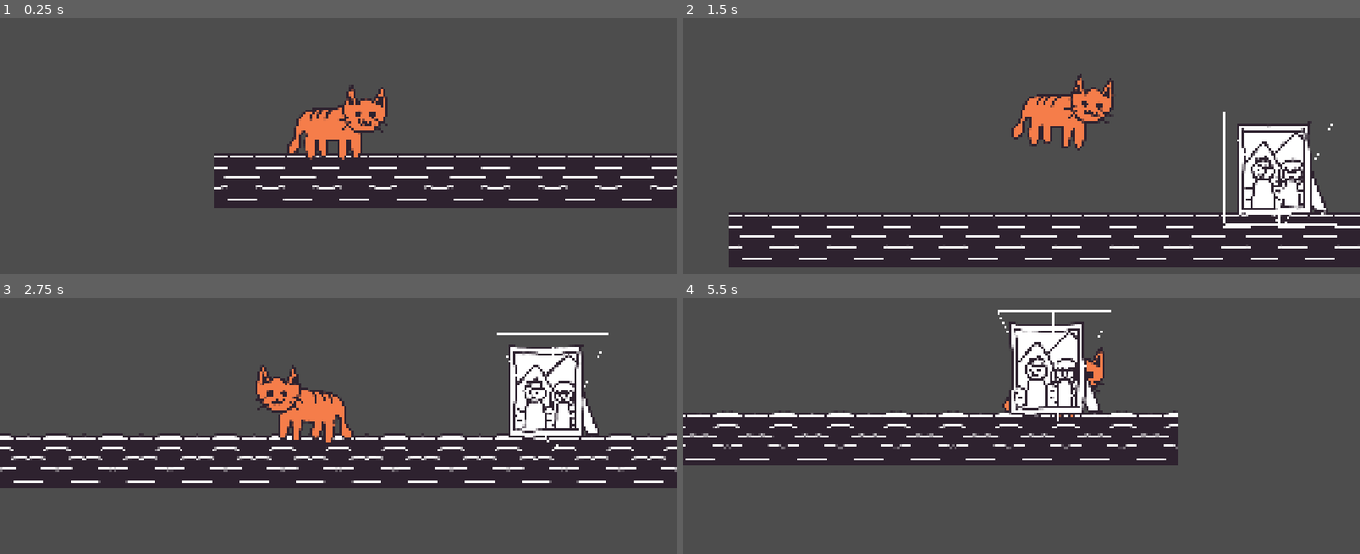
Above: before the commit, frames 1-4 (two rows, left to right).
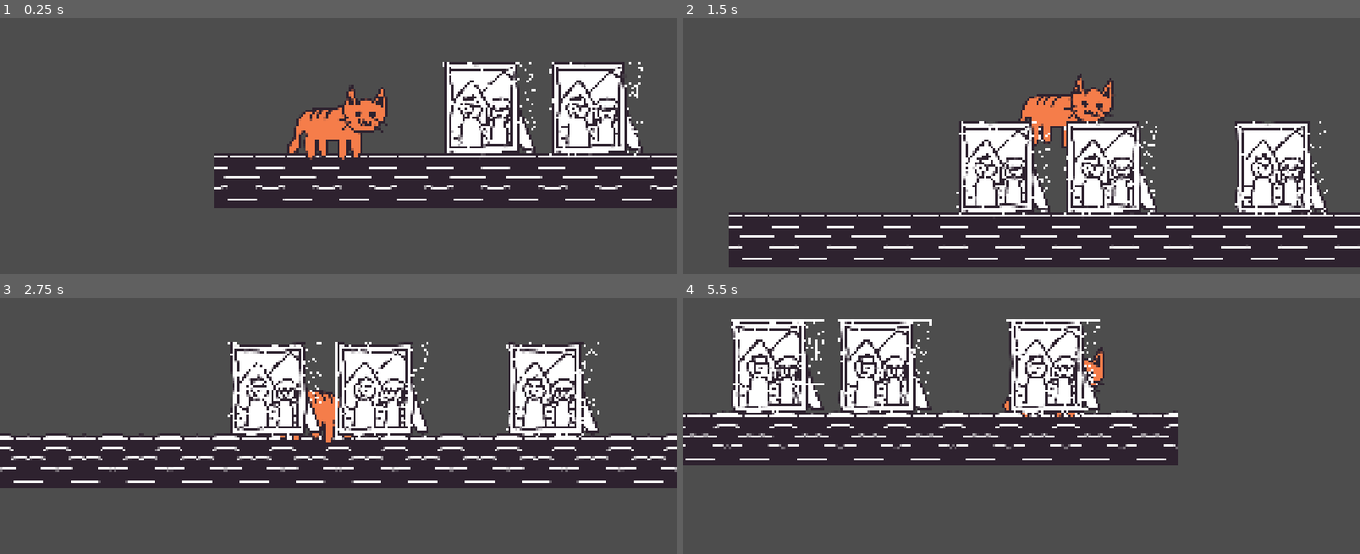
Above: after the commit, the same moments.

Repository: ze-sempre/cat-mess_game
Game: Godot game, scene res://levels/shelf_level.tscn
Same seed, same stepped clock (60 frames per second), same inputs: the game is played once before the commit and once after it.
Inputs (mouse positions are in pixels of both pictures, inside the frame that each line leads up to):
- Up to frame 1 (0.25 s): no input
- Up to frame 2 (1.5 s): move the mouse to (outside the picture) at 0.52 s; press the mouse at (outside the picture) at 0.53 s; hold D (right) from 0.53 s (still down); tap Space (jump) at 0.77 s; move the mouse to (886, 56) at 1.27 s; release the mouse at (886, 56) at 1.28 s; click (886, 56) at 1.35 s
- Up to frame 3 (2.75 s): tap Space (jump) at 1.52 s; move the mouse to (outside the picture) at 2.02 s; release D (right) at 2.03 s; press the mouse at (outside the picture) at 2.03 s; hold A (left) from 2.03 s (still down)
- Up to frame 4 (5.5 s): move the mouse to (987, 436) at 2.77 s; release A (left) at 2.78 s; release the mouse at (987, 436) at 2.78 s; hold D (right) 2.78-4.28 s; click (987, 436) at 2.85 s; tap Space (jump) at 3.02, 3.77, 4.52 s; move the mouse to (1224, 402) at 3.52 s; press the mouse at (1224, 402) at 3.53 s; move the mouse to (outside the picture) at 4.27 s; release the mouse at (outside the picture) at 4.28 s; hold A (left) 4.28-5.03 s; click (outside the picture) at 4.35 s; move the mouse to (1055, 303) at 5.02 s; press the mouse at (1055, 303) at 5.03 s; hold D (right) from 5.03 s (still down)

The runs differ from the first frame. In frame 1, 8.3% of the frame differs, in the area x 65-95%, y 17-55%; in frame 2, 10%; in frame 3, 10%; in frame 4, 11%, in the area x 7-64%, y 4-49%.

Commit message:
fixed shard emitter

Diff:
--- a/destroyable_objects/shard_emitter.gd
+++ b/destroyable_objects/shard_emitter.gd
@@ -1,15 +1,24 @@
-extends Node2D
-class_name ShardEmitter
+class_name ShardEmitter extends Node2D
+
+## Number of break points.
+@export_range(0, 200) var nbr_of_shards: int = 5
+
+## Prevents slim triangles being created at the sprite edges.
+@export var threshold: float = 10.0
+
+## Minimum impulse of the shards upon breaking.
+@export var min_impulse: float = 50.0
+
+## Maximum impulse of the shards upon breaking.
+@export var max_impulse: float = 200.0
+
+## How long the shards live.
+@export var lifetime: float = 5.0
+
+## Whether to display the triangles, for debug purposes.
+@export var display_triangles: bool = false
 
 const SHARD = preload("res://destroyable_objects/shard.tscn")
-
-@export_range(0, 200) var nbr_of_shards: int = 20 #sets the number of break points
-@export var threshhold: float = 10.0 #prevents slim triangles being created at the sprite edges
-@export var min_impulse: float = 50.0 #impuls of the shards upon breaking
-@export var max_impulse: float = 200.0
-@export var lifetime: float = 5.0 #lifetime of the shards
-@export var display_triangles = false #debugging: display sprite triangulation
-
 
 @onready var delete_timer: Timer = $delete_timer
 
@@ -17,7 +26,8 @@
 var shards = []
 
 func _ready() -> void:
-	delete_timer.timeout.connect(on_delete_timer_timeout)
+	delete_timer.timeout.connect(_on_DeleteTimer_timeout)
+
 
 	if get_parent() is Sprite2D:
 		var _rect = get_parent().get_rect()
@@ -32,13 +42,13 @@
 		for i in nbr_of_shards:
 			var p = _rect.position + Vector2(randi_range(0, _rect.size.x), randi_range(0, _rect.size.y))
 			#move outer points onto rectangle edges
-			if p.x < _rect.position.x + threshhold:
+			if p.x < _rect.position.x + threshold:
 				p.x = _rect.position.x
-			elif p.x > _rect.end.x - threshhold:
+			elif p.x > _rect.end.x - threshold:
 				p.x = _rect.end.x
-			if p.y < _rect.position.y + threshhold:
+			if p.y < _rect.position.y + threshold:
 				p.y = _rect.position.y
-			elif p.y > _rect.position.y - threshhold:
+			elif p.y > _rect.end.y - threshold:
 				p.y = _rect.end.y
 			points.append(p)
 
@@ -61,7 +71,6 @@
 			shard.get_node("Polygon2D").texture = texture
 			shard.get_node("Polygon2D").polygon = t
 			shard.get_node("Polygon2D").position = -center
-			shard.get_node("Polygon2D").texture_offset = texture.get_size()/2
 			shard.gravity_scale = 0
 			#shrink polygon so that the collision shapes don't overlapp
 			var shrunk_triangles = Geometry2D.offset_polygon(t, -2)
@@ -74,9 +83,11 @@
 		queue_redraw()
 		call_deferred("add_shards")
 
+
 func add_shards() -> void:
 	for s in shards:
 		get_parent().add_child(s)
+
 
 func shatter() -> void:
 	randomize()
@@ -86,12 +97,14 @@
 		var direction = Vector2.UP.rotated(randf_range(0, 2*PI))
 		var impulse = randf_range(min_impulse, max_impulse)
 		s.apply_central_impulse(direction * impulse)
-		s.get_node("CollisionPolygon2D").set_deferred("disabled" ,false)
+		s.get_node("CollisionPolygon2D").set_deferred("disabled", false)
 		s.show()
 	delete_timer.start(lifetime)
 
-func on_delete_timer_timeout():
+
+func _on_DeleteTimer_timeout() -> void:
 	get_parent().queue_free()
+
 
 func _draw() -> void:
 	if display_triangles:
--- a/destroyable_objects/shard_emitter.tscn
+++ b/destroyable_objects/shard_emitter.tscn
@@ -4,8 +4,7 @@
 
 [node name="shard_emitter" type="Node2D"]
 script = ExtResource("1_l82s0")
-nbr_of_shards = 10
-threshhold = 150.0
+nbr_of_shards = 50
 min_impulse = 400.0
 max_impulse = 800.0
 display_triangles = true
--- a/destroyable_objects/shelf/picture_frame.tscn
+++ b/destroyable_objects/shelf/picture_frame.tscn
@@ -18,6 +18,8 @@
 
 [node name="Sprite2D" type="Sprite2D" parent="."]
 texture = ExtResource("1_3hk7e")
+region_enabled = true
+region_rect = Rect2(33, 35.5, 298, 303)
 
 [node name="shard_emitter" parent="Sprite2D" instance=ExtResource("3_m5nyy")]
 
--- a/levels/shelf_level.tscn
+++ b/levels/shelf_level.tscn
@@ -26,3 +26,9 @@
 
 [node name="picture_frame" parent="." instance=ExtResource("3_c3rbb")]
 position = Vector2(1763, 1846)
+
+[node name="picture_frame2" parent="." instance=ExtResource("3_c3rbb")]
+position = Vector2(1221, 1846)
+
+[node name="picture_frame3" parent="." instance=ExtResource("3_c3rbb")]
+position = Vector2(879, 1846)
